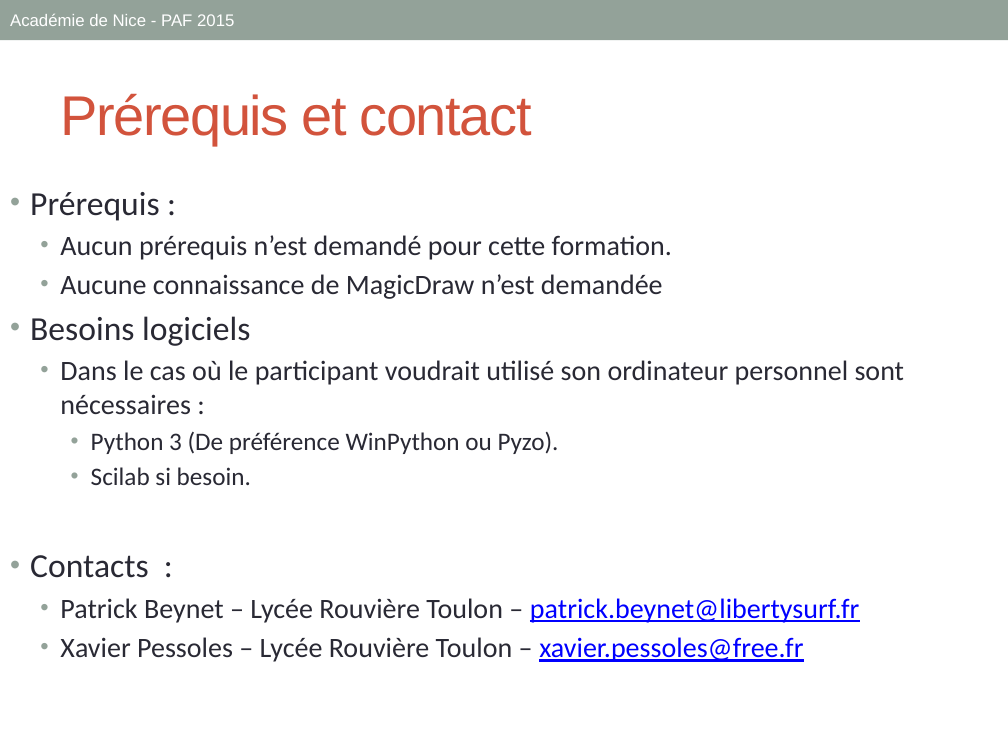
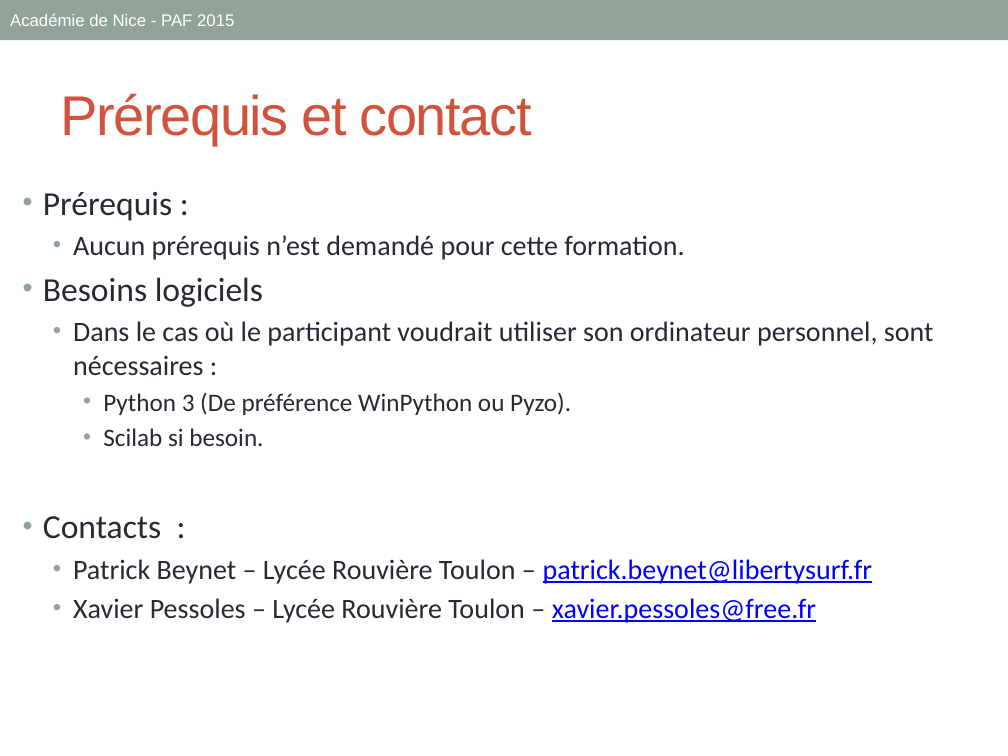
Before and after one commit to xpessoles/Formations, a slide deck: slide 4 of 03_Algorithmique/ALGO1_PPT.pptx. Drawn at 1008x756 pixels with LibreOffice and Linux fonts; fonts in the diff are those of the drawing. Boxes give left, top, right and bottom in pixels: in the first picture for what was removed or moved away, otherwise in the second. Text is boxed around its words. In the diff, an @@ line names an element or a change of style, - is before the commit and + after.

```diff
--- a/03_Algorithmique/ALGO1_PPT.pptx
+++ b/03_Algorithmique/ALGO1_PPT.pptx
@@ text "Prérequis :": place and size @@
-text "Prérequis :" at (30, 192, 905, 662)
+text "Prérequis :" at (43, 192, 934, 623)
@@ text at (60, 274, 663, 299): paragraph removed @@
-  • Aucune connaissance de MagicDraw n’est demandée
@@ text at (73, 321, 934, 375): text changed @@
-  • Dans le cas où le participant voudrait utilisé son ordinateur personnel sont nécessaires :
+  • Dans le cas où le participant voudrait utiliser son ordinateur personnel, sont nécessaires :
```
Also in this commit, not shown: 1 other slide changed, 12 other files.
